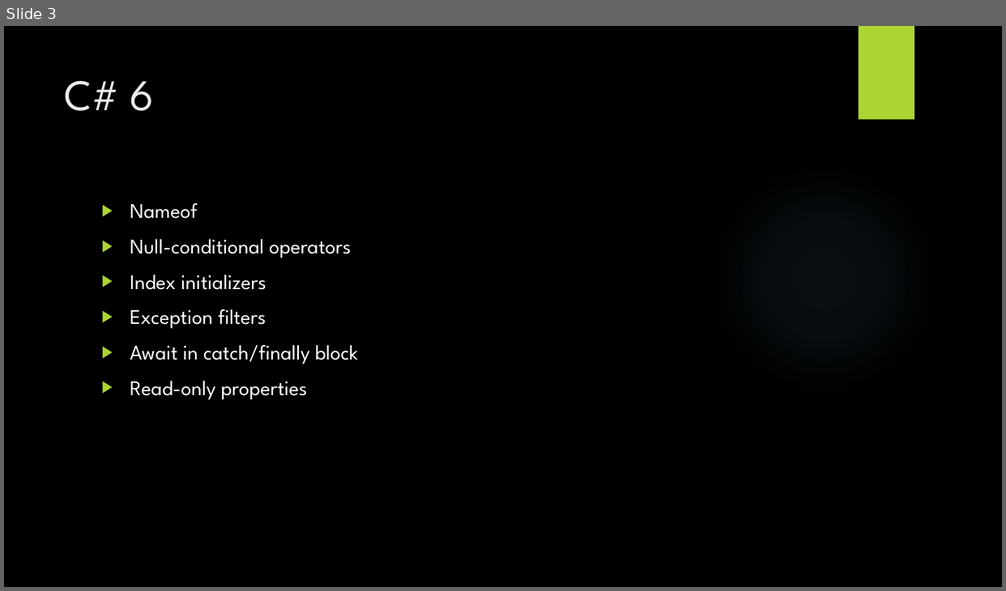
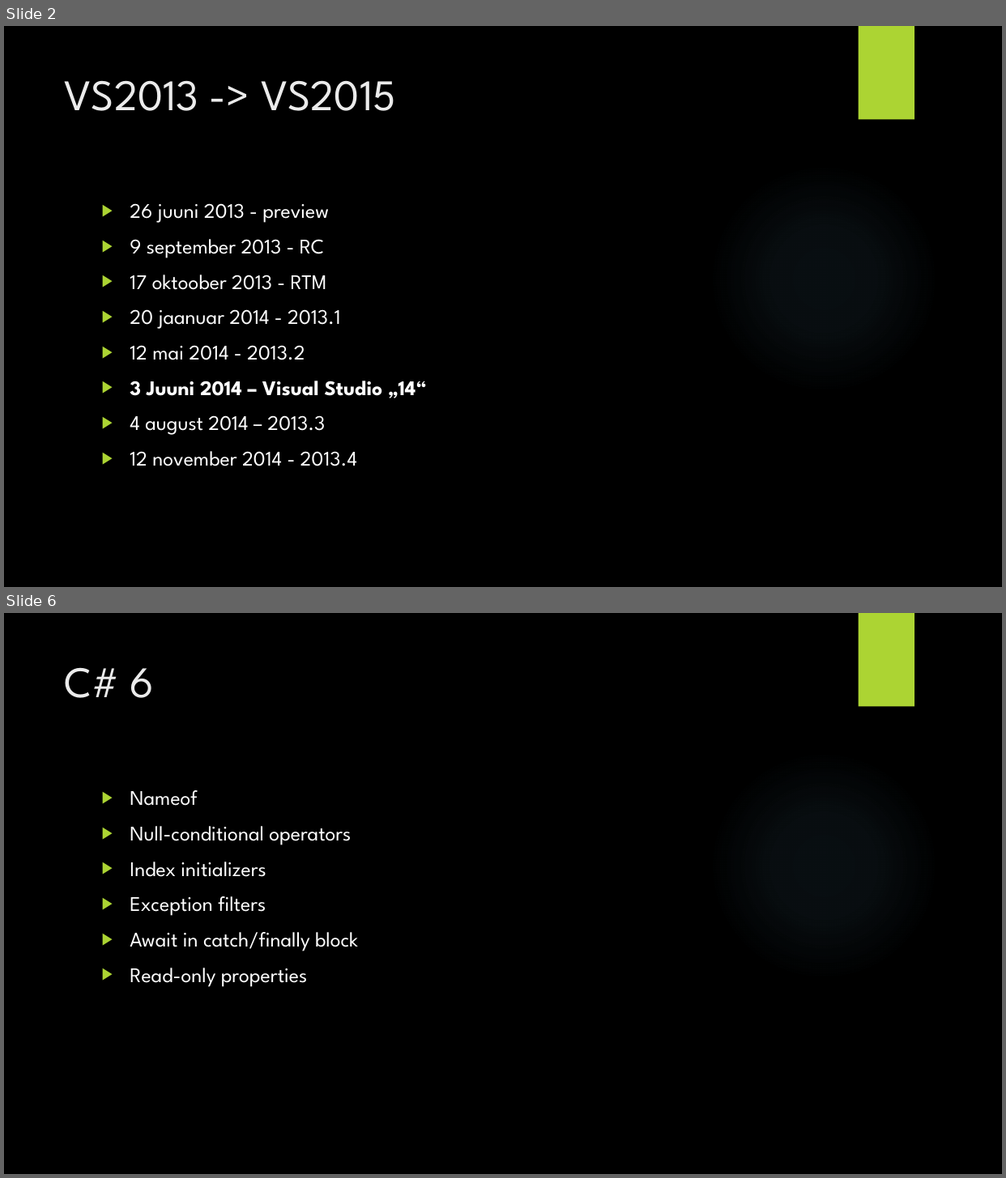
Before and after one commit to andreireinus/vs2015-eneta, a slide deck: vs2015.pptx. Shown one above the other, each under a label of ours: slide 3 before the commit, slides 2 and 6 after it; the slides between them are not shown. The pictures are 1006x591 and 1006x1178 pixels, drawn with LibreOffice and Linux fonts; fonts in the diff are those of the drawing; background and template pictures are left out. Boxes give left, top, right and bottom in pixels: in the first picture for what was removed or moved away, otherwise in the second. Text is boxed around its words. In the diff, an @@ line names an element or a change of style, - is before the commit and + after.

```diff
--- a/vs2015.pptx
+++ b/vs2015.pptx
@@ slide 2 added at [4, 26, 1002, 587], background picture (left out); not listed: 2 template elements that a slide beside it also shows @@
@@ title added at [65, 80, 396, 111], 42 pt, text #EBEBEB @@
+VS2013 -> VS2015
@@ text added at [130, 203, 426, 467], 20 pt, text #FFFFFF @@
+▶ 26 juuni 2013 - preview
+▶ 9 september 2013 - RC
+▶ 17 oktoober 2013 - RTM
+▶ 20 jaanuar 2014 - 2013.1
+▶ 12 mai 2014 - 2013.2
+▶ 3 Juuni 2014 – Visual Studio „14“
+▶ 4 august 2014 – 2013.3
+▶ 12 november 2014 - 2013.4
@@ what was slide 3 is now slide 6 @@
```
Also in this commit, not shown: 3 slides changed, 3 other slides added, 1 other file.
